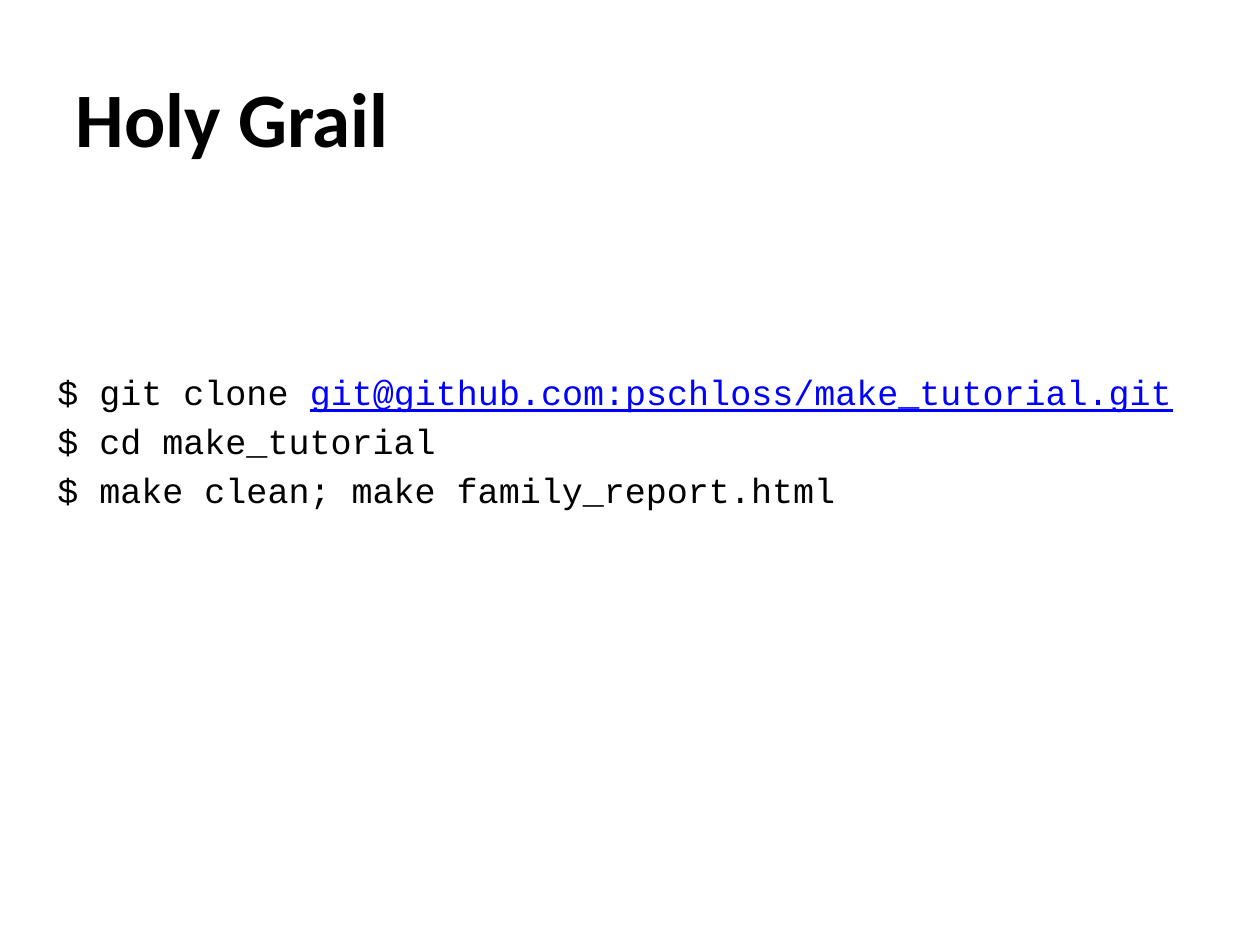
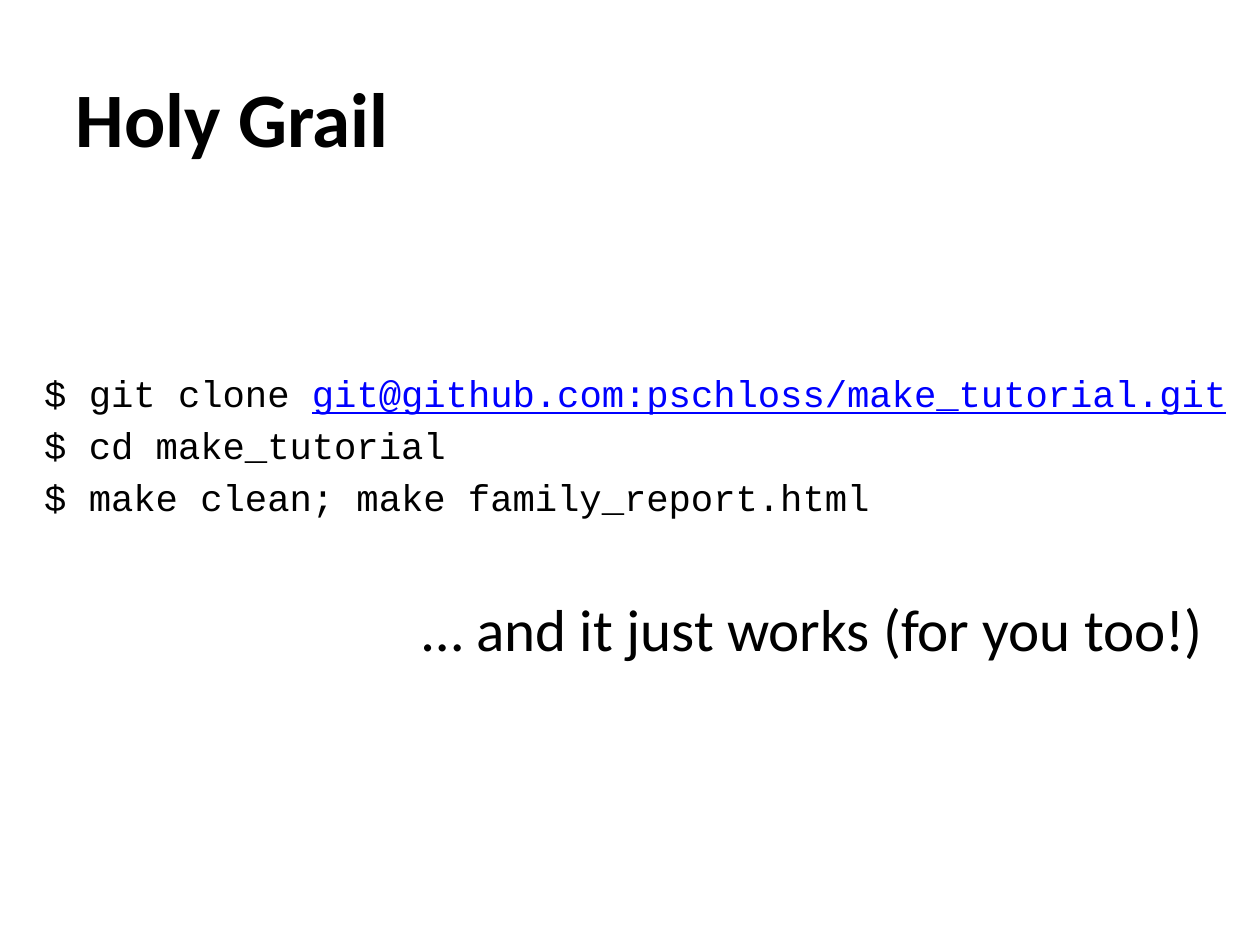
Before and after one commit to riffomonas/make_tutorial, a slide deck: slide 25 of talk.pptx (slide 24 before the commit). Drawn at 1260x945 pixels with LibreOffice and Linux fonts; fonts in the diff are those of the drawing. Boxes give left, top, right and bottom in pixels: in the first picture for what was removed or moved away, otherwise in the second. Text is boxed around its words. In the diff, an @@ line names an element or a change of style, - is before the commit and + after.

```diff
--- a/talk.pptx
+++ b/talk.pptx
@@ text "$ git clone git@github.com:pschloss/make_tutorial.git": place and size @@
-text "$ git clone git@github.com:pschloss/make_tutorial.git" at box(99, 380, 1172, 511)
+text "$ git clone git@github.com:pschloss/make_tutorial.git" at box(89, 380, 1226, 661)
@@ text at box(89, 380, 1226, 519): size 20 to 21.2 pt in "$ git clone git@github.com:pschloss/make_tutorial.git", "$ cd make_tutorial", "$ make clean; make family_report.html" @@
@@ text at box(476, 608, 1203, 661): paragraph added @@
+… and it just works (for you too!)
```
Also in this commit, not shown: 2 other slides changed, 1 slide added.
